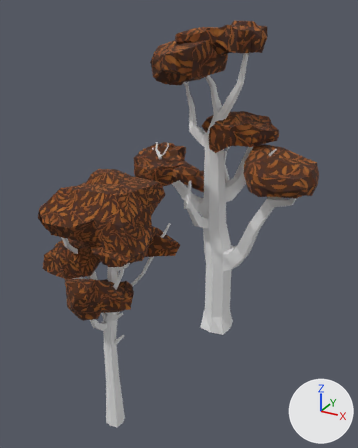
An edit to the Blender file LowPoly_Asset_Blend/D_Tree_small.blend, drawn before and after from the same camera.
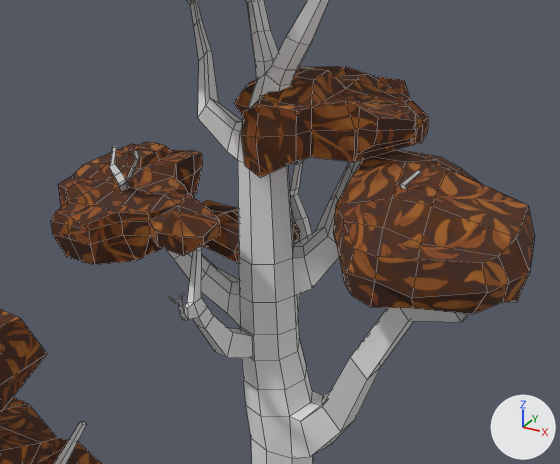
Each version is shown whole from a 50 mm lens placed at (9.37, -20.54, 14.48), pointed at (0.74, -4.86, 6.64), then close up from a 50 mm lens placed at (6.83, -12.09, 13.01), pointed at (1.03, -1.55, 7.75). Arrows for +X, +Y and +Z are at lower right; the lights stay in place. The close-ups show mesh edges as thin lines.

Names of what the first close-up shows: 'Tall_tree_trunk', 'tree'.
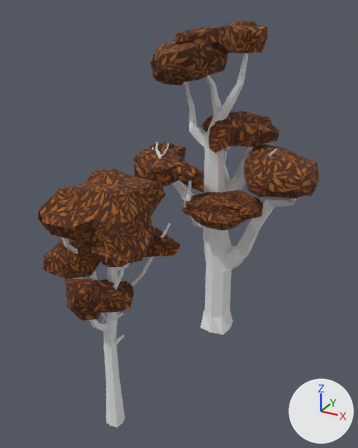
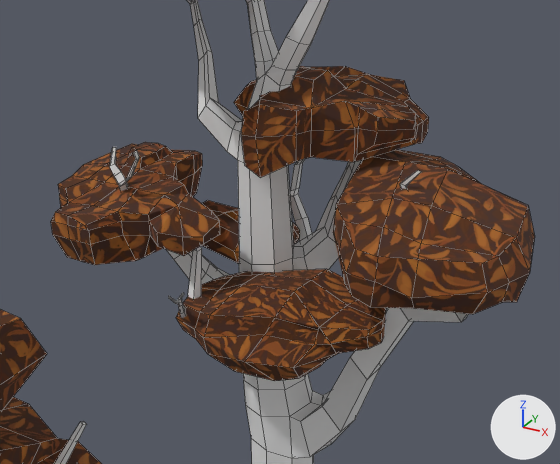
Commit message: started on coniferous tree

The change in detail:
me_cube_001 is used by ob_tree; location (0.0, 0.0, 0.0); scale (1.39, 1.39, 1.39).
me_cube_001 had 1210 vertices, 1196 faces and spanned x -2.25..3.73, y -2.64..1.12, z -0.29..10.03.
me_cube_001 now has 1286 vertices, 1270 faces and spans x -2.25..3.73, y -2.64..1.12, z -0.29..10.03.
me_cube_001 part 1: a new loose piece of 76 vertices spanning x -0.23..2.21, y -2.39..-0.5, z 4.15..5.1, in mat_gold_leaf (picture img_gold_leaf_texture_whole_2048_png).
me_cube_001 part 2: 548 kept faces spanning x -2.25..3.73, y -2.64..1.12, z 4.63..10.03 get new texture (UV) coordinates.

What differs and where, as boxes (x1, y1, x2, y2) in the close-ups (560 x 464 px):
part 1 of me_cube_001, added (brown)
    after: (176, 269, 386, 381)
part 2 of me_cube_001, surface changed
    both: (52, 66, 534, 313)
